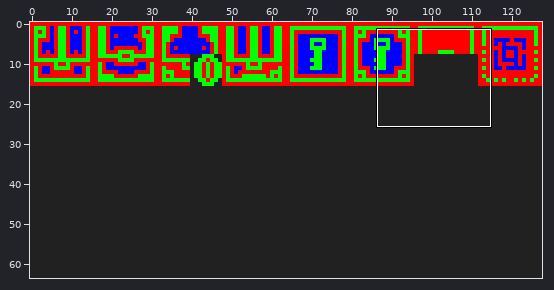
Sprite sheet -- gfx/sheet1.png. Above: a wide view before the commit, with the close-up outlined.
Close-up. First the earlier version:
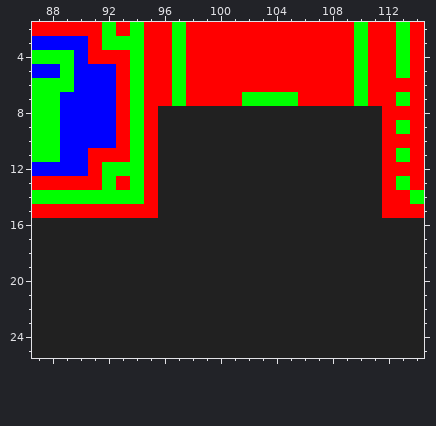
The file is 128x64 pixels. Shown: x 87..114, y 2..25.
Now the later version:
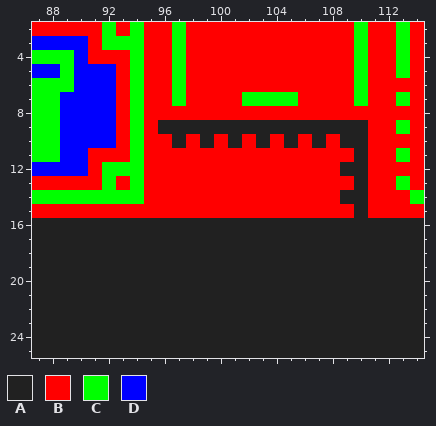
Palette (. is transparent): A #212121  B #ff0000  C #00ff00  D #0000ff
The exact change:
y 8: x 96..111 AAAAAAAAAAAAAAAA -> BBBBBBBBBBBBBBBB
y 9: x 111 A -> B
y 10: x 96 A -> B; x 98 A -> B; x 100 A -> B; x 102 A -> B; x 104 A -> B; x 106 A -> B; x 108 A -> B; x 111 A -> B
y 11: x 96..109 AAAAAAAAAAAAAA -> BBBBBBBBBBBBBB; x 111 A -> B
y 12: x 96..108 AAAAAAAAAAAAA -> BBBBBBBBBBBBB; x 111 A -> B
y 13: x 96..109 AAAAAAAAAAAAAA -> BBBBBBBBBBBBBB; x 111 A -> B
y 14: x 96..108 AAAAAAAAAAAAA -> BBBBBBBBBBBBB; x 111 A -> B
y 15: x 96..109 AAAAAAAAAAAAAA -> BBBBBBBBBBBBBB; x 111 A -> B
Changed places in both close-ups, as pixel boxes (x1, y1, x2, y2):
changed: (158, 106, 382, 218)
